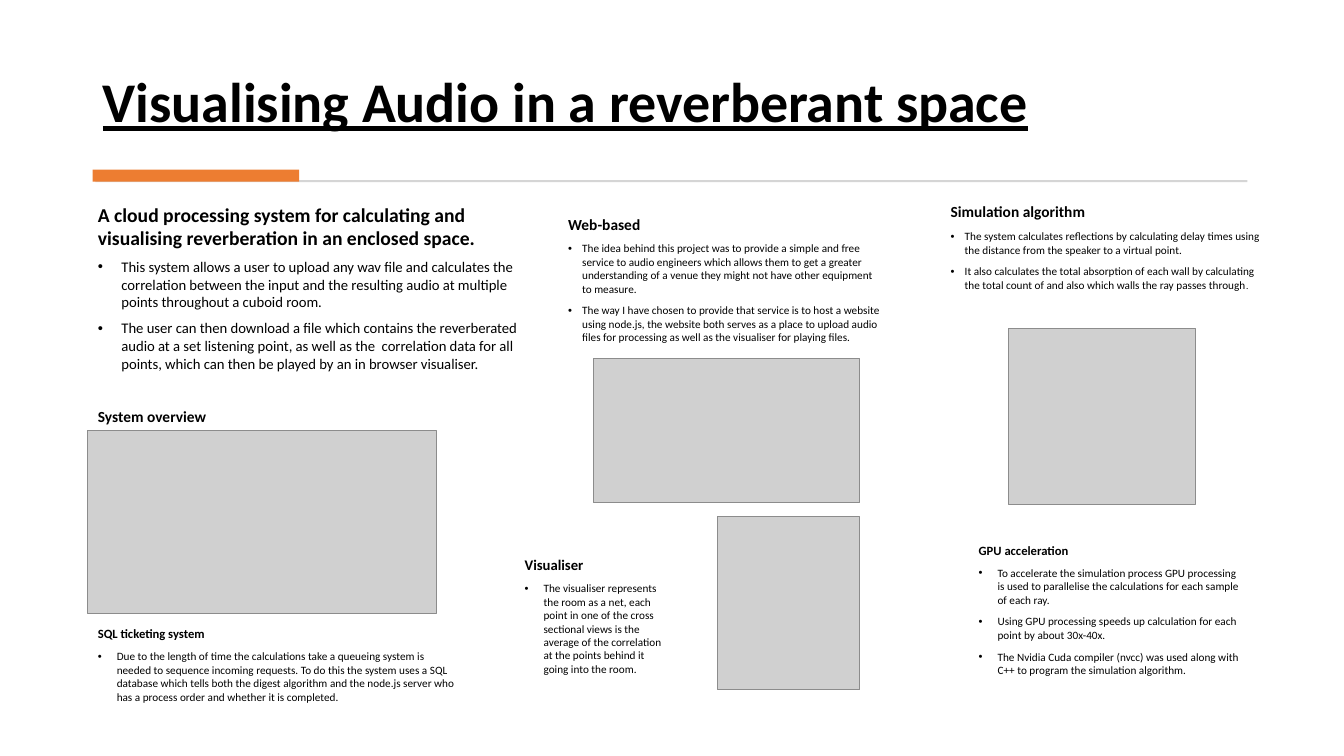
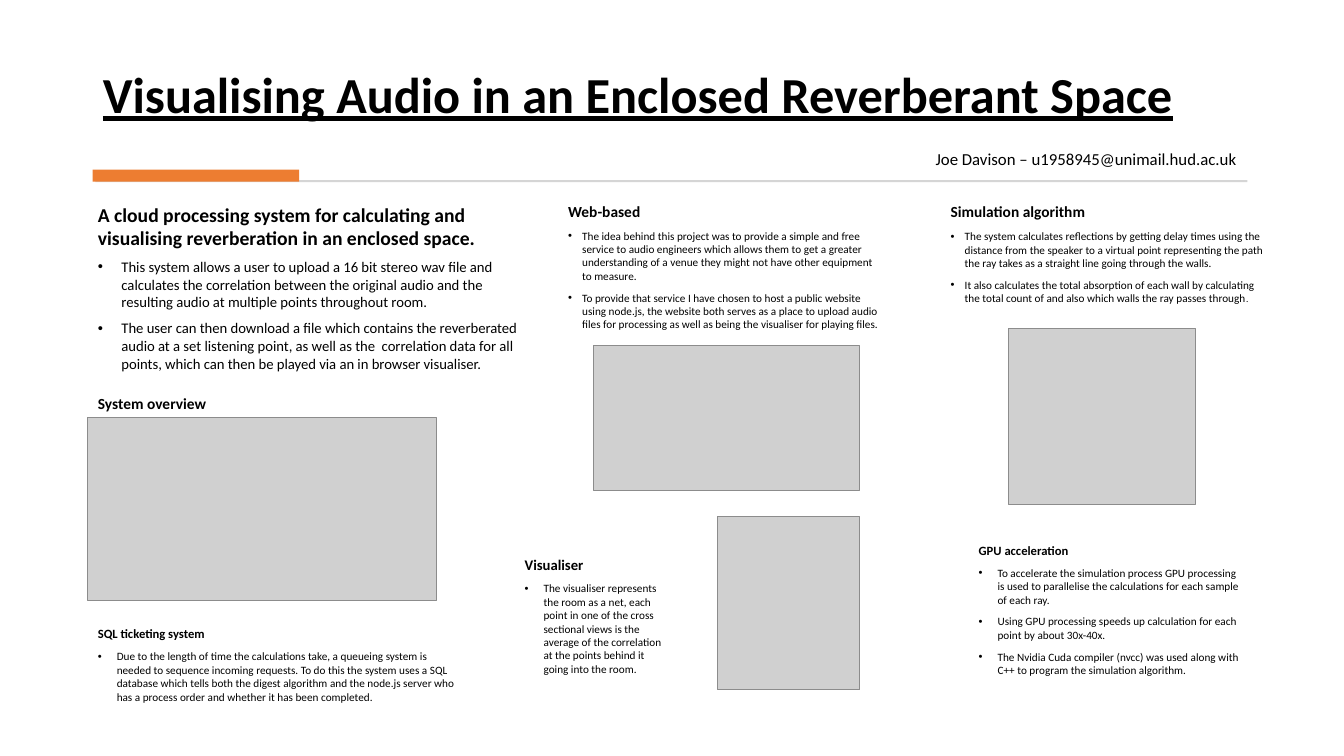
Before and after one commit to Nocturnalx/venue_modelling, a slide deck: slide 1 of misc/reports and research/poster.pptx. Drawn at 1344x756 pixels with LibreOffice and Linux fonts; fonts in the diff are those of the drawing; grey boxes stand for pictures. Boxes give left, top, right and bottom in pixels: in the first picture for what was removed or moved away, otherwise in the second. Text is boxed around its words. In the diff, an @@ line names an element or a change of style, - is before the commit and + after.

Commit message:
poster power point

```diff
--- a/misc/reports and research/poster.pptx
+++ b/misc/reports and research/poster.pptx
@@ text at (103, 77, 1172, 122): text changed; size 40 to 36 pt @@
-Visualising Audio in a reverberant space
+Visualising Audio in an Enclosed Reverberant Space
@@ text added at (936, 153, 1237, 167), 12 pt, text #000000 @@
+Joe Davison – u1958945@unimail.hud.ac.uk
@@ text "Web-based": place and size @@
-text "Web-based" at (568, 219, 880, 343)
+text "Web-based" at (568, 206, 878, 330)
@@ text at (965, 232, 1263, 269): text changed @@
-• The system calculates reflections by calculating delay times using the distance from the speaker to a virtual point.
+• The system calculates reflections by getting delay times using the distance from the speaker to a virtual point representing the path the ray takes as a straight line going through the walls.
@@ text at (121, 261, 517, 372): text changed @@
-• This system allows a user to upload any wav file and calculates the correlation between the input and the resulting audio at multiple points throughout a cuboid room.
-• The user can then download a file which contains the reverberated audio at a set listening point, as well as the correlation data for all points, which can then be played by an in browser visualiser.
+• This system allows a user to upload a 16 bit stereo wav file and calculates the correlation between the original audio and the resulting audio at multiple points throughout room.
+• The user can then download a file which contains the reverberated audio at a set listening point, as well as the correlation data for all points, which can then be played via an in browser visualiser.
@@ text at (582, 294, 878, 330): text changed @@
-• The way I have chosen to provide that service is to host a website using node.js, the website both serves as a place to upload audio files for processing as well as the visualiser for playing files.
+• To provide that service I have chosen to host a public website using node.js, the website both serves as a place to upload audio files for processing as well as being the visualiser for playing files.
@@ 2 pictures, 1 text: place and size @@
-2 pictures, 1 text at (88, 359, 861, 614)
+2 pictures, 1 text at (88, 346, 861, 602)
@@ text at (117, 652, 454, 703): text changed @@
-• Due to the length of time the calculations take a queueing system is needed to sequence incoming requests. To do this the system uses a SQL database which tells both the digest algorithm and the node.js server who has a process order and whether it is completed.
+• Due to the length of time the calculations take, a queueing system is needed to sequence incoming requests. To do this the system uses a SQL database which tells both the digest algorithm and the node.js server who has a process order and whether it has been completed.
```
